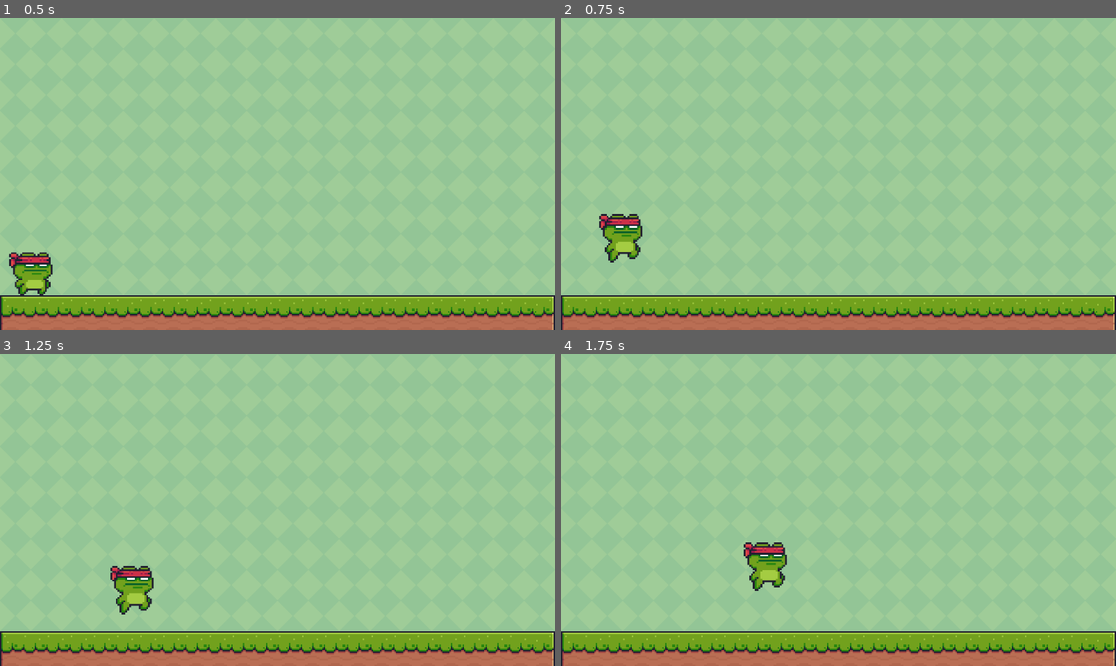
Above: before the commit, frames 1-4 (two rows, left to right).
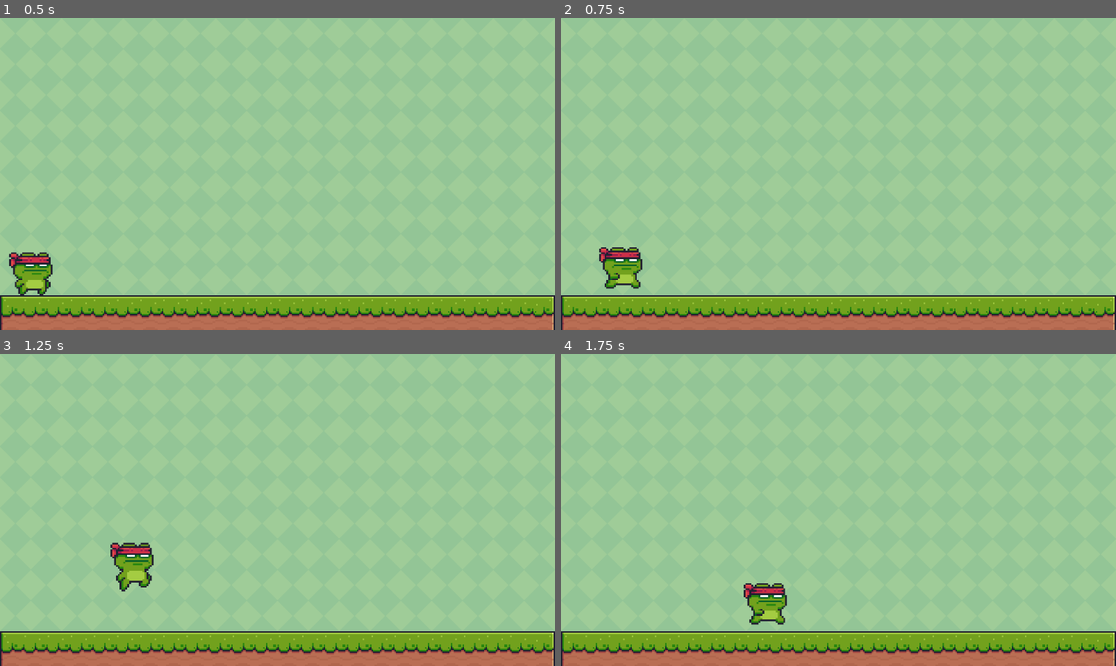
Above: after the commit, the same moments.

Repository: DimitriGeers/Godot-Learning
Game: Godot game, scene res://main.tscn
Same seed, same stepped clock (60 frames per second), same inputs: the game is played once before the commit and once after it.
Inputs:
- Up to frame 1 (0.5 s): no input
- Up to frame 2 (0.75 s): tap Enter (ui_accept) at 0.5, 0.6 s; hold Right (ui_right) from 0.53 s (still down)
- Up to frame 3 (1.25 s): keep holding Right (ui_right); tap Space (jump, bound only after the commit) at 0.77, 0.8, 1.07 s
- Up to frame 4 (1.75 s): keep holding Right (ui_right); tap Space (jump, bound only after the commit) at 1.35, 1.52 s; tap Enter (ui_accept) at 1.55 s

Frame 1 is identical in both runs. In frame 2, 1.5% of the frame differs, in the area x 6-15%, y 62-87%; in frame 3, 1.4%; in frame 4, 1.7%, in the area x 32-41%, y 60-87%.

Commit message:
added giant retard sign
For hunnybunny

Diff:
--- a/project.godot
+++ b/project.godot
@@ -14,3 +14,22 @@
 run/main_scene="res://main.tscn"
 config/features=PackedStringArray("4.2", "Forward Plus")
 config/icon="res://icon.svg"
+
+[input]
+
+left={
+"deadzone": 0.5,
+"events": [Object(InputEventKey,"resource_local_to_scene":false,"resource_name":"","device":0,"window_id":0,"alt_pressed":false,"shift_pressed":false,"ctrl_pressed":false,"meta_pressed":false,"pressed":false,"keycode":0,"physical_keycode":4194319,"key_label":0,"unicode":0,"echo":false,"script":null)
+]
+}
+right={
+"deadzone": 0.5,
+"events": [Object(InputEventKey,"resource_local_to_scene":false,"resource_name":"","device":0,"window_id":0,"alt_pressed":false,"shift_pressed":false,"ctrl_pressed":false,"meta_pressed":false,"pressed":false,"keycode":0,"physical_keycode":4194321,"key_label":0,"unicode":0,"echo":false,"script":null)
+]
+}
+jump={
+"deadzone": 0.5,
+"events": [Object(InputEventKey,"resource_local_to_scene":false,"resource_name":"","device":0,"window_id":0,"alt_pressed":false,"shift_pressed":false,"ctrl_pressed":false,"meta_pressed":false,"pressed":false,"keycode":0,"physical_keycode":32,"key_label":0,"unicode":0,"echo":false,"script":null)
+, Object(InputEventKey,"resource_local_to_scene":false,"resource_name":"","device":0,"window_id":0,"alt_pressed":false,"shift_pressed":false,"ctrl_pressed":false,"meta_pressed":false,"pressed":false,"keycode":0,"physical_keycode":4194320,"key_label":0,"unicode":0,"echo":false,"script":null)
+]
+}
--- a/scenes/main_character.gd
+++ b/scenes/main_character.gd
@@ -22,18 +22,22 @@
 		sprite_2d.animation = "jumping"
 
 	# Handle jump.
-	if Input.is_action_just_pressed("ui_accept") and is_on_floor():
+	if Input.is_action_just_pressed("jump") and is_on_floor():
 		velocity.y = JUMP_VELOCITY
 
 	# Get the input direction and handle the movement/deceleration.
 	# As good practice, you should replace UI actions with custom gameplay actions.
-	var direction = Input.get_axis("ui_left", "ui_right")
+	var direction = Input.get_axis("left", "right")
+
+	if (direction == -1):
+		sprite_2d.flip_h = true
+	elif (direction == 1):
+		sprite_2d.flip_h = false
+
+
 	if direction:
 		velocity.x = direction * SPEED
 	else:
-		velocity.x = move_toward(velocity.x, 0, SPEED)
+		velocity.x = move_toward(velocity.x, 0, 12)
 
 	move_and_slide()
-
-	var isLeft = velocity.x < 0
-	sprite_2d.flip_h = isLeft
--- a/scenes/main_character.tscn
+++ b/scenes/main_character.tscn
@@ -200,7 +200,7 @@
 sprite_frames = SubResource("SpriteFrames_qao71")
 animation = &"idle"
 autoplay = "idle"
-frame_progress = 0.41565
+frame_progress = 0.788782
 
 [node name="CollisionShape2D" type="CollisionShape2D" parent="."]
 position = Vector2(133.5, 512.25)
